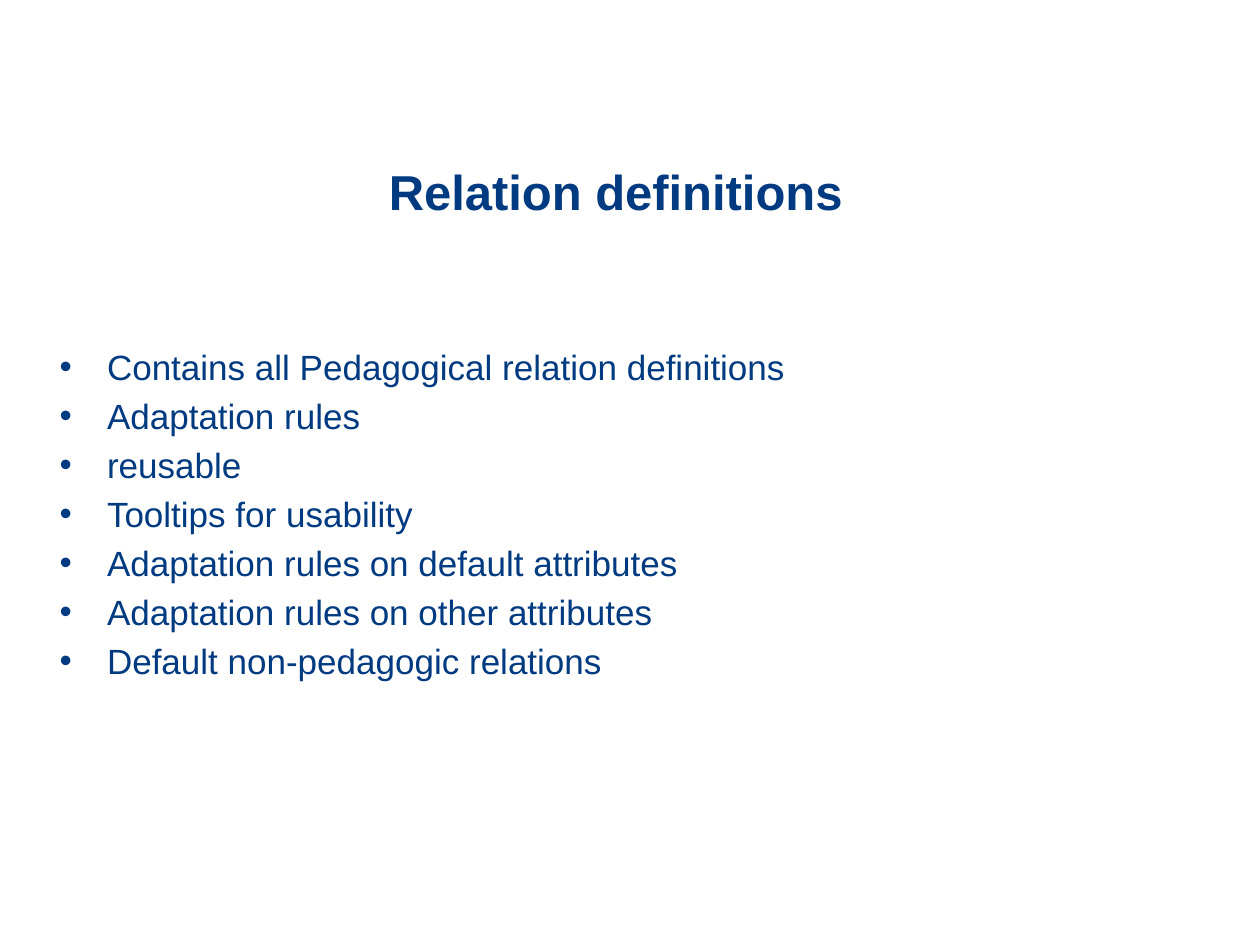
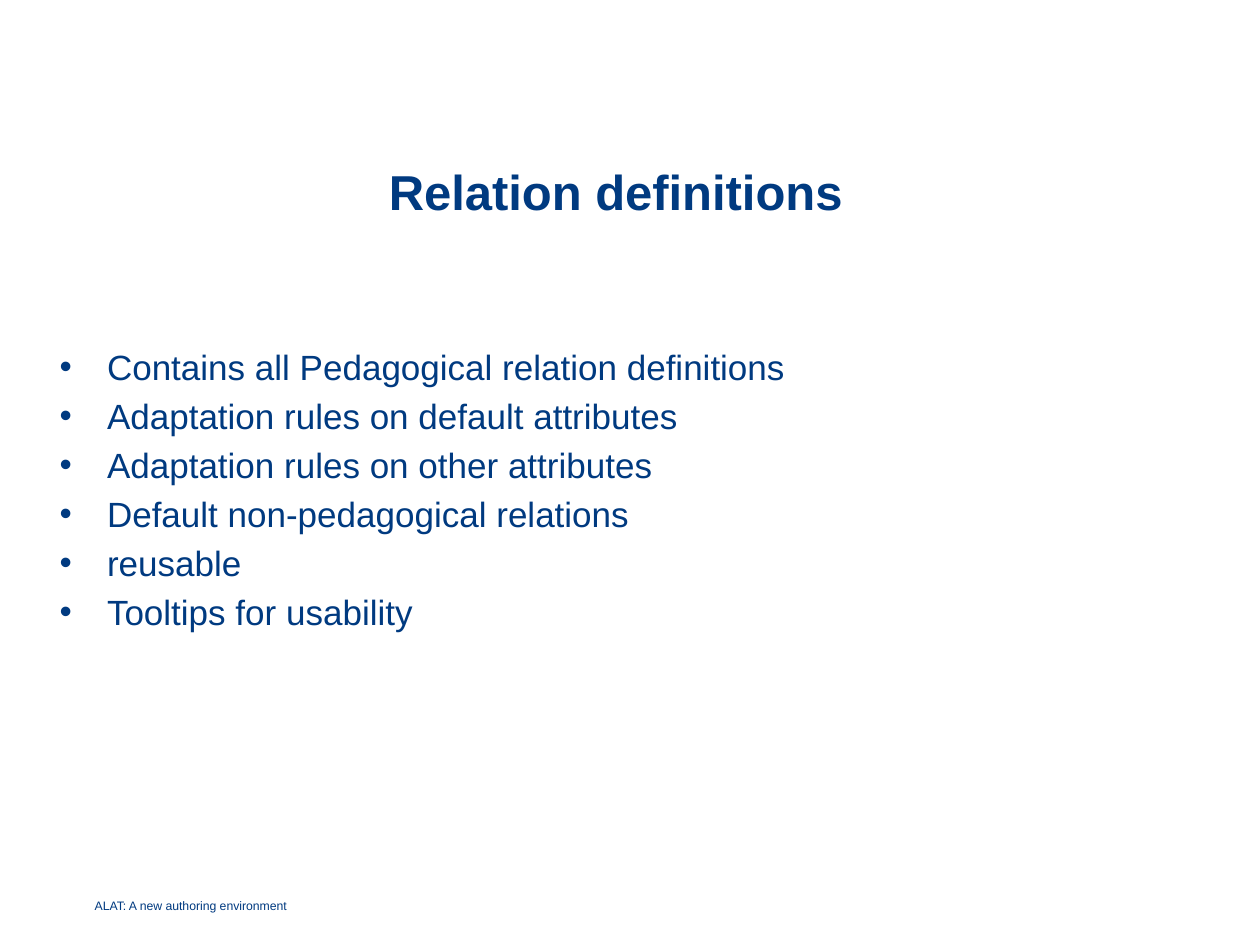
Before and after one commit to wottah/Thesis, a slide deck: slide 23 of Documents/School/Thesis docs/ALAT.pptx. Drawn at 1260x945 pixels with LibreOffice and Linux fonts; fonts in the diff are those of the drawing; background and template pictures are left out. Boxes give left, top, right and bottom in pixels: in the first picture for what was removed or moved away, otherwise in the second. Text is boxed around its words. In the diff, an @@ line names an element or a change of style, - is before the commit and + after.

```diff
--- a/Documents/School/Thesis docs/ALAT.pptx
+++ b/Documents/School/Thesis docs/ALAT.pptx
@@ text at box(107, 403, 677, 534): text changed @@
-• Adaptation rules
+• Adaptation rules on default attributes
+• Adaptation rules on other attributes
+• Default non-pedagogical relations
@@ text at box(107, 550, 677, 681): paragraphs removed @@
-• Adaptation rules on default attributes
-• Adaptation rules on other attributes
-• Default non-pedagogic relations
@@ subtitle added at box(95, 901, 287, 913), 7 pt, text #003A80 @@
+ALAT: A new authoring environment
```
Also in this commit, not shown: 20 other slides changed, 6 slides added, 3 slides removed.
